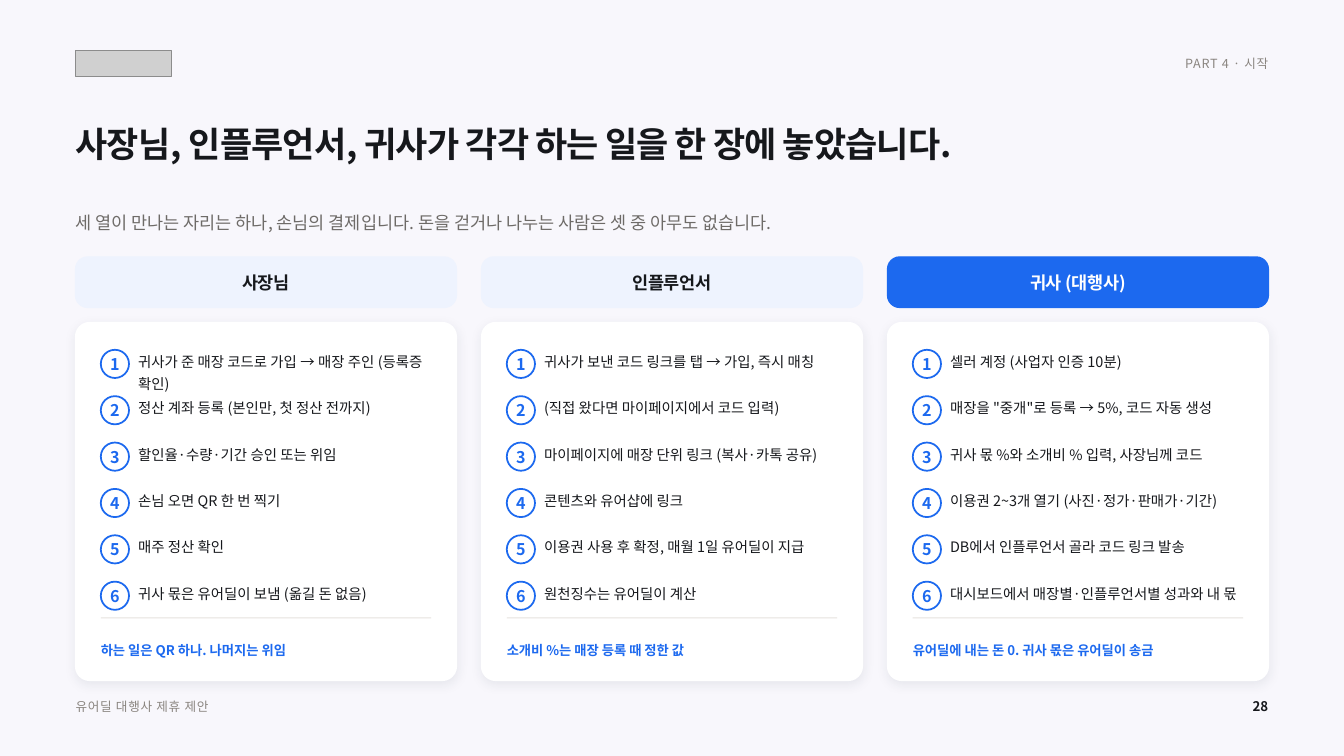
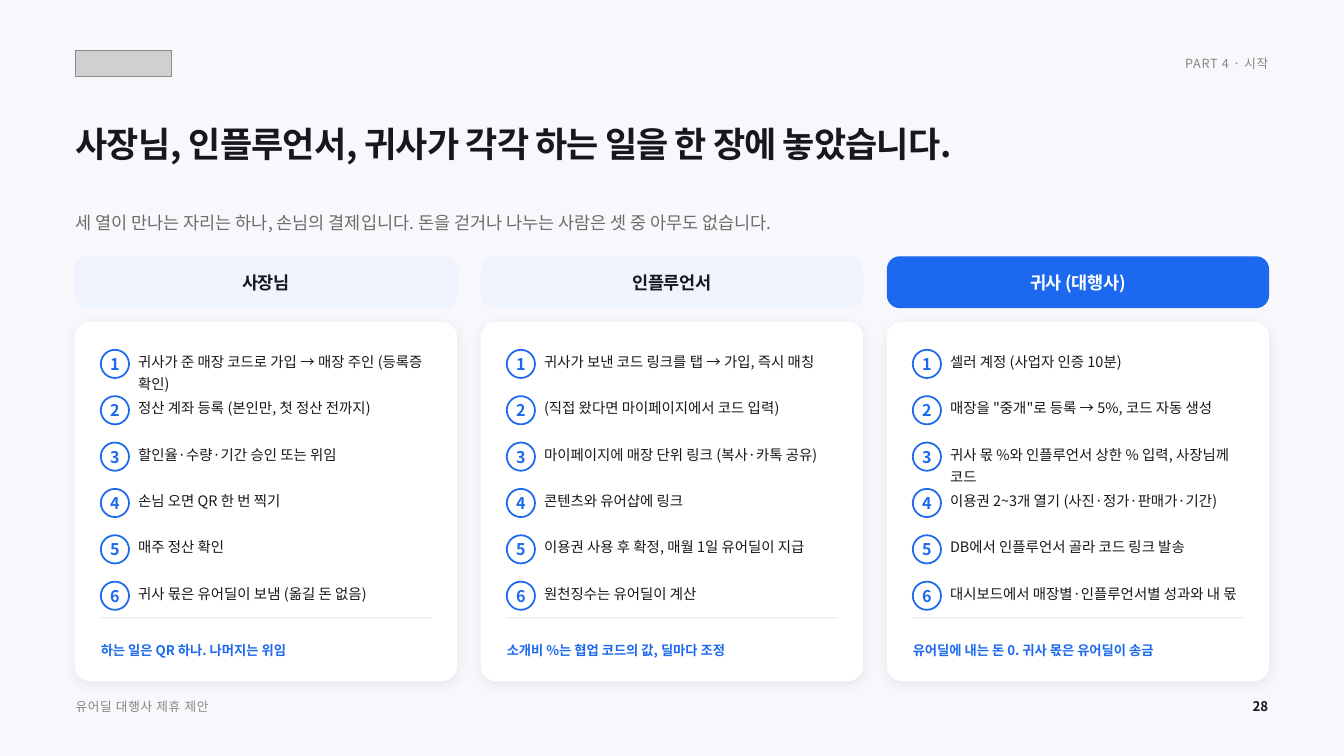
Before and after one commit to tobe2111/ur-live, a slide deck: slide 29 of docs/business/proposals/urdeal-agency-proposal.pptx. Drawn at 1344x756 pixels with LibreOffice and Linux fonts; fonts in the diff are those of the drawing; grey boxes stand for pictures. Boxes give left, top, right and bottom in pixels: in the first picture for what was removed or moved away, otherwise in the second. Text is boxed around its words. In the diff, an @@ line names an element or a change of style, - is before the commit and + after.

```diff
--- a/docs/business/proposals/urdeal-agency-proposal.pptx
+++ b/docs/business/proposals/urdeal-agency-proposal.pptx
@@ text at <box>950,448,1229,482</box>: text changed @@
-귀사 몫 %와 소개비 % 입력, 사장님께 코드
+귀사 몫 %와 인플루언서 상한 % 입력, 사장님께 코드
@@ text at <box>507,644,725,658</box>: text changed @@
-소개비 %는 매장 등록 때 정한 값
+소개비 %는 협업 코드의 값, 딜마다 조정
```
Also in this commit, not shown: 11 other slides changed, 9 other files.
